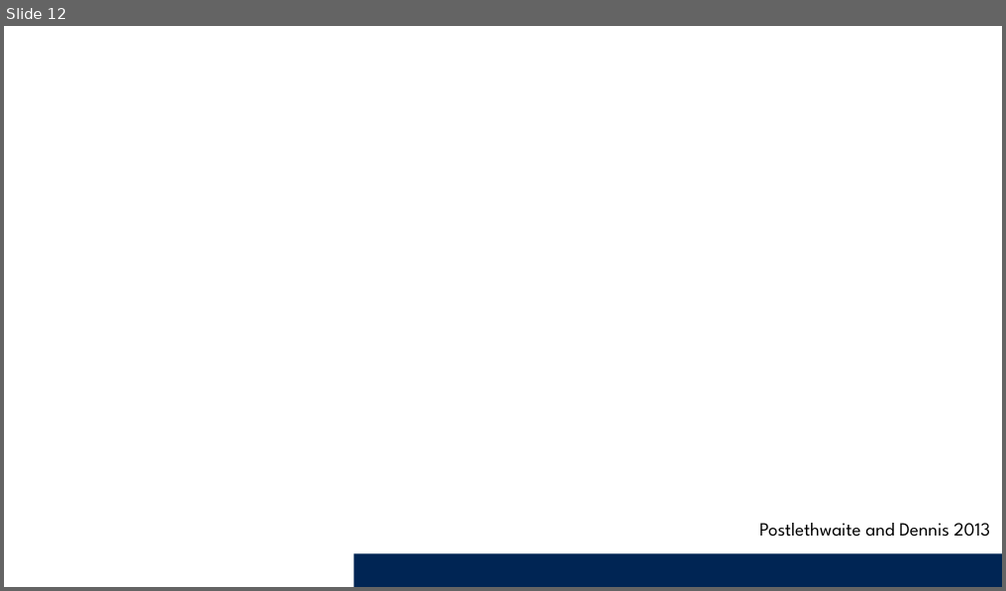
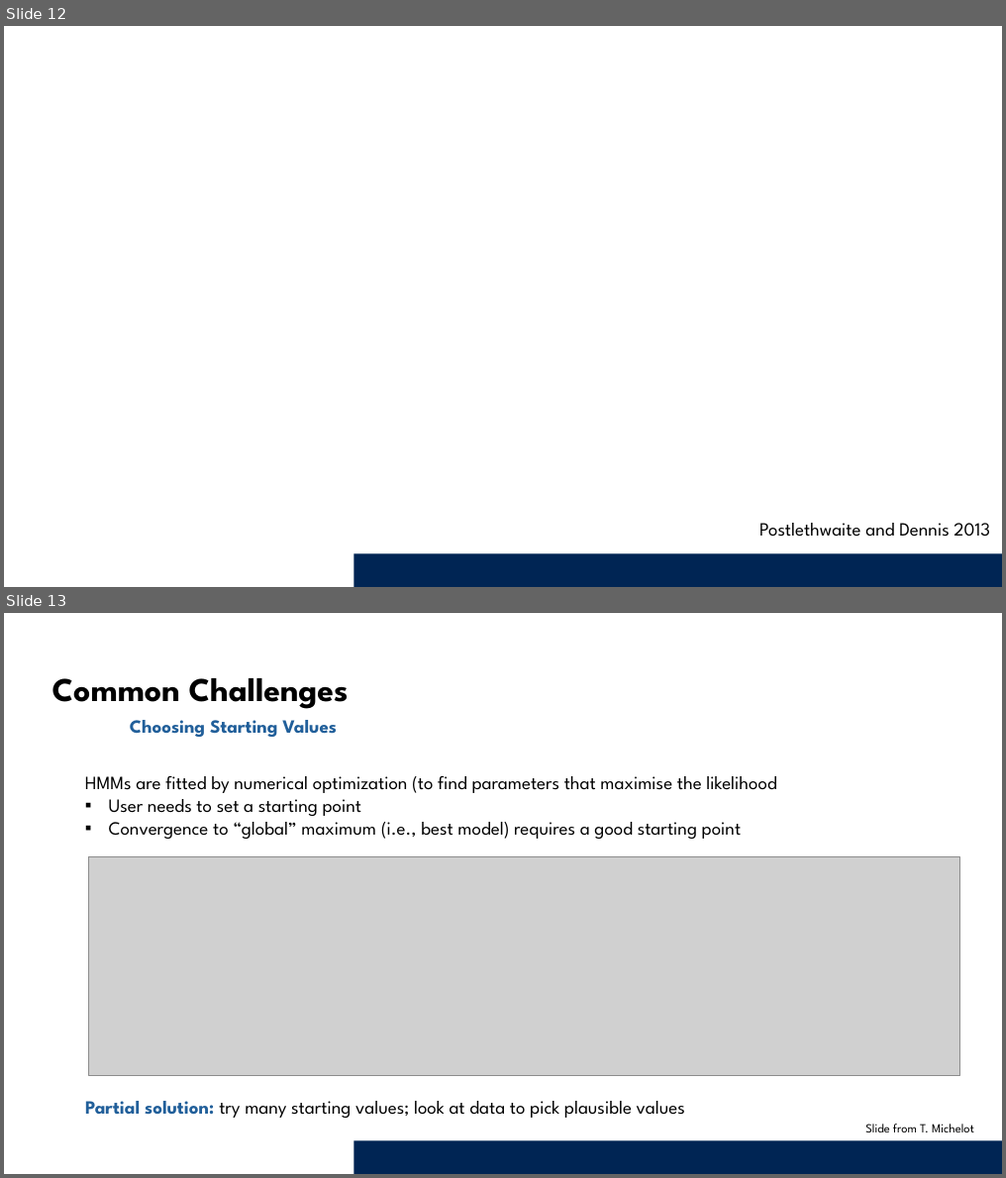
Before and after one commit to Animal-Movements/China_2026, a slide deck: Day5_BehaviourAnalysis_PT2/Presentation/2_IntroAnimalMovements_HMMs.pptx. Shown one above the other, each under a label of ours: slide 12 before the commit, slides 12 and 13 after it. The pictures are 1006x591 and 1006x1178 pixels, drawn with LibreOffice and Linux fonts; fonts in the diff are those of the drawing; grey boxes stand for pictures; background and template pictures are left out. Boxes give left, top, right and bottom in pixels: in the first picture for what was removed or moved away, otherwise in the second. Text is boxed around its words. In the diff, an @@ line names an element or a change of style, - is before the commit and + after.

Commit message:
Update to Powerpoint - HMMs

```diff
--- a/Day5_BehaviourAnalysis_PT2/Presentation/2_IntroAnimalMovements_HMMs.pptx
+++ b/Day5_BehaviourAnalysis_PT2/Presentation/2_IntroAnimalMovements_HMMs.pptx
@@ slide 13 added at bbox=[4, 613, 1002, 1174], background #FFFFFF; not listed: 1 template element that a slide beside it also shows @@
@@ text added at bbox=[53, 678, 349, 709], 32 pt, text #000000, bold @@
+Common Challenges
@@ text added at bbox=[130, 720, 337, 737], 18 pt, text #215F9A, bold @@
+Choosing Starting Values
@@ text added at bbox=[85, 775, 776, 839], 18 pt, text #000000 @@
+HMMs are fitted by numerical optimization (to find parameters that maximise the likelihood
+▪ User needs to set a starting point
+▪ Convergence to “global” maximum (i.e., best model) requires a good starting point
@@ picture added at bbox=[88, 858, 959, 1076] @@
@@ text added at bbox=[85, 1101, 685, 1118], 18 pt, text #000000 @@
+Partial solution: try many starting values; look at data to pick plausible values
@@ text added at bbox=[865, 1124, 974, 1133], 12 pt, text #000000 @@
+Slide from T. Michelot
```
Also in this commit, not shown: 5 slides changed, 3 other slides added, 1 other file.
